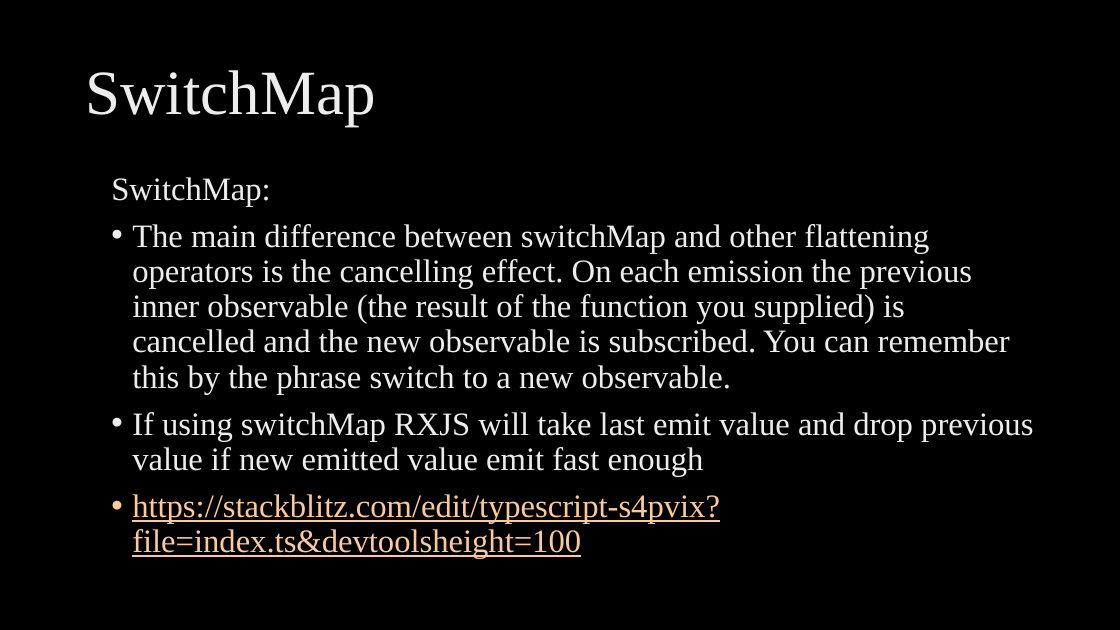
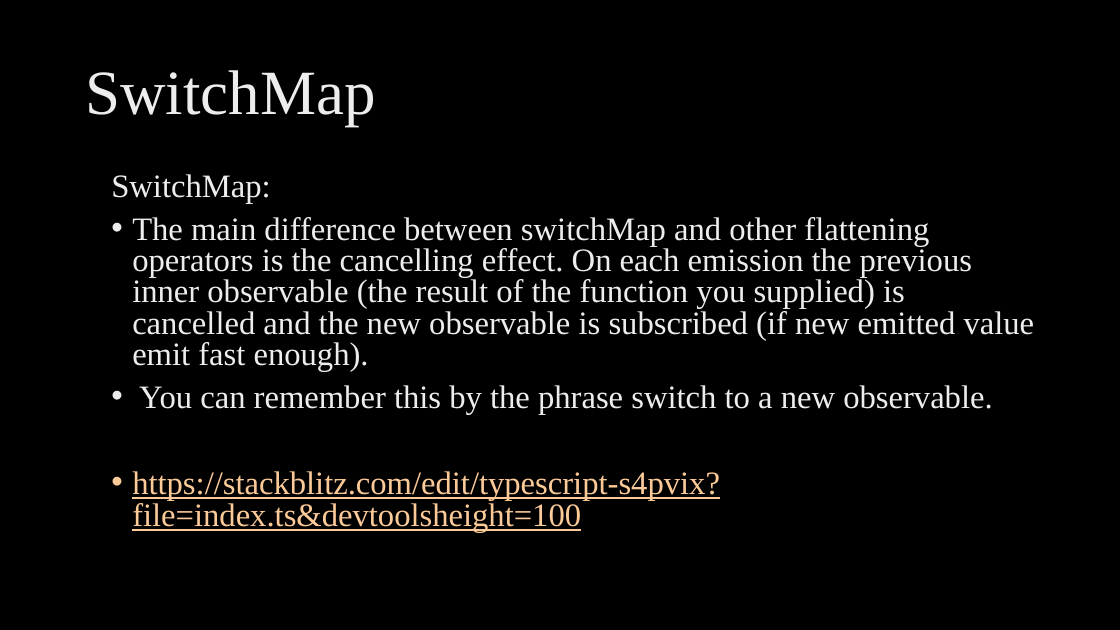
Before and after one commit to ngohungphuc/Presentation, a slide deck: slide 8 of RXJS Make it easy/RXJS Make it easy.pptx. Drawn at 1120x630 pixels with LibreOffice and Linux fonts; fonts in the diff are those of the drawing; background and template pictures are left out. Boxes give left, top, right and bottom in pixels: in the first picture for what was removed or moved away, otherwise in the second. Text is boxed around its words. In the diff, an @@ line names an element or a change of style, - is before the commit and + after.

Commit message:
update

```diff
--- a/RXJS Make it easy/RXJS Make it easy.pptx
+++ b/RXJS Make it easy/RXJS Make it easy.pptx
@@ text at (111,174,720,532): line spacing 0.9 to 0.8 @@
@@ text at (132,217,1035,415): text changed @@
-• The main difference between switchMap and other flattening operators is the cancelling effect. On each emission the previous inner observable (the result of the function you supplied) is cancelled and the new observable is subscribed. You can remember this by the phrase switch to a new observable.
-• If using switchMap RXJS will take last emit value and drop previous value if new emitted value emit fast enough
+• The main difference between switchMap and other flattening operators is the cancelling effect. On each emission the previous inner observable (the result of the function you supplied) is cancelled and the new observable is subscribed (if new emitted value emit fast enough).
+• You can remember this by the phrase switch to a new observable.
```
Also in this commit, not shown: 1 other slide changed.
